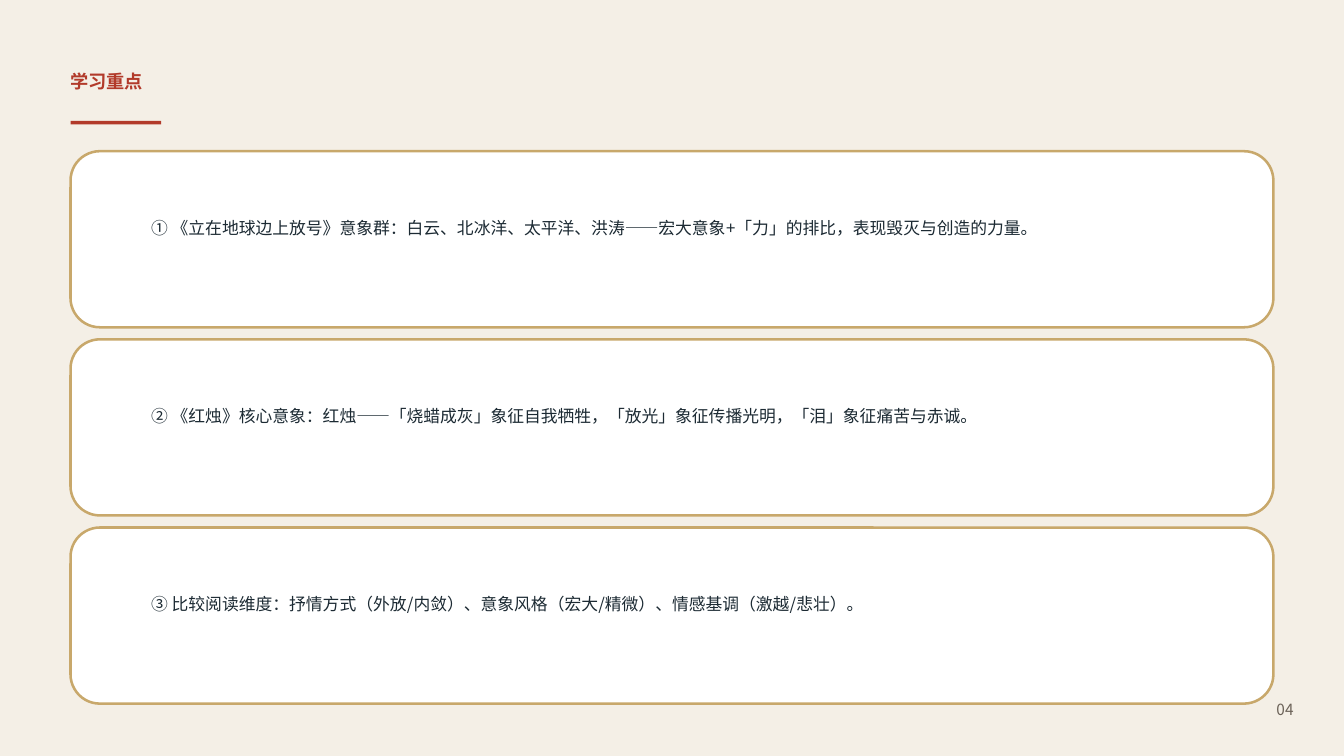
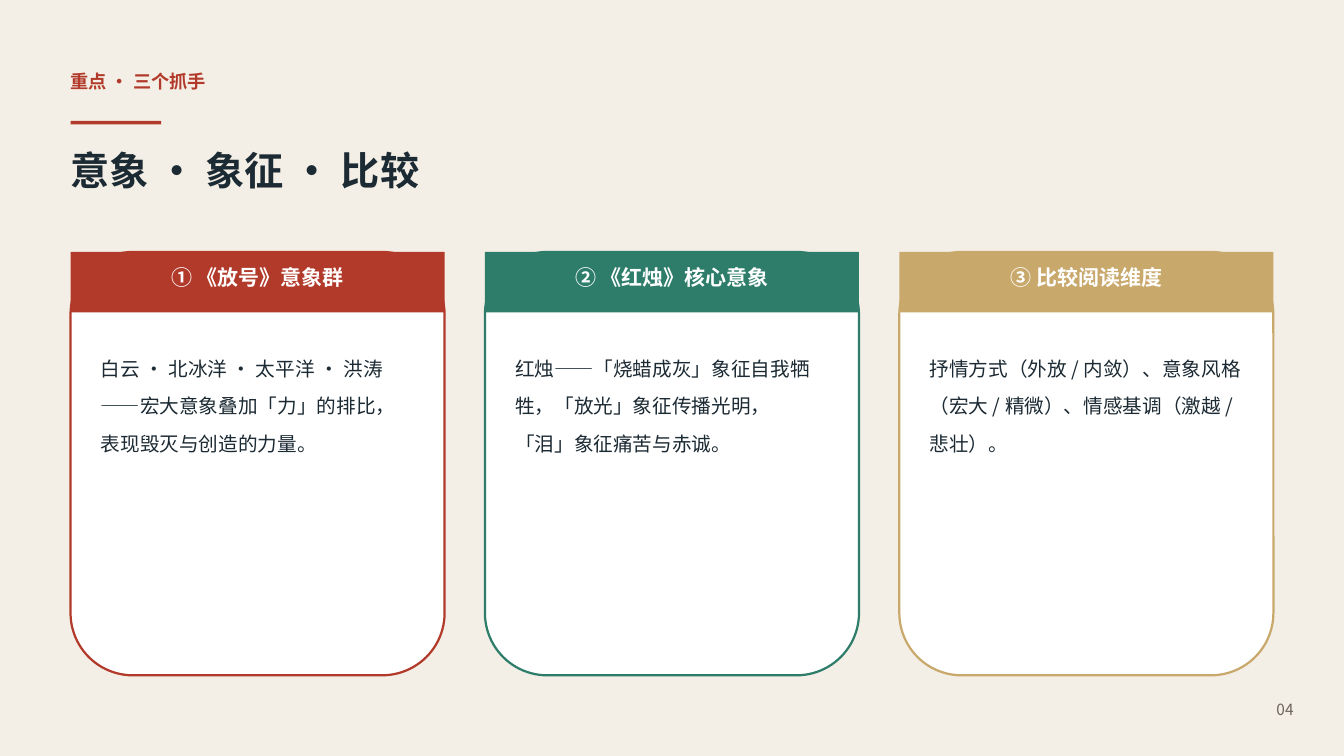
Before and after one commit to katarakinkim-arch/english-lesson-miniprogram, a slide deck: slide 4 of preview_v7/cn/l-cn-bs-u1-3.pptx. Drawn at 1344x756 pixels with LibreOffice and Linux fonts; fonts in the diff are those of the drawing. Boxes give left, top, right and bottom in pixels: in the first picture for what was removed or moved away, otherwise in the second. Text is boxed around its words. In the diff, an @@ line names an element or a change of style, - is before the commit and + after.

```diff
--- a/preview_v7/cn/l-cn-bs-u1-3.pptx
+++ b/preview_v7/cn/l-cn-bs-u1-3.pptx
@@ text at <box>71,72,206,90</box>: text changed @@
-学习重点
+重点 · 三个抓手
@@ rounded rectangle removed at <box>71,151,1273,328</box> @@
@@ text added at <box>71,151,419,189</box>, 28 pt, text #1C2A33, bold @@
+意象 · 象征 · 比较
@@ rounded rectangle added at <box>71,252,445,676</box>, fill #FFFFFF, outline #B23A2A 1.6 pt @@
@@ rectangle added at <box>71,252,445,313</box>, fill #B23A2A @@
@@ text added at <box>171,267,344,287</box>, 15 pt, text #FFFFFF, bold @@
+① 《放号》意象群
@@ rounded rectangle added at <box>485,252,859,676</box>, fill #FFFFFF, outline #2E7D6B 1.6 pt @@
@@ rectangle added at <box>485,252,859,313</box>, fill #2E7D6B @@
@@ text added at <box>575,267,769,287</box>, 15 pt, text #FFFFFF, bold @@
+② 《红烛》核心意象
@@ rounded rectangle added at <box>899,252,1273,676</box>, fill #FFFFFF, outline #C8A86B 1.6 pt @@
@@ rectangle added at <box>899,252,1273,313</box>, fill #C8A86B @@
@@ text added at <box>1010,267,1162,287</box>, 15 pt, text #FFFFFF, bold @@
+③ 比较阅读维度
@@ rounded rectangle removed at <box>71,340,1273,516</box> @@
@@ text at <box>101,359,396,453</box>: text changed; size 12 to 14 pt @@
-① 《立在地球边上放号》意象群：白云、北冰洋、太平洋、洪涛——宏大意象+「力」的排比，表现毁灭与创造的力量。
+白云 · 北冰洋 · 太平洋 · 洪涛——宏大意象叠加「力」的排比，表现毁灭与创造的力量。
@@ text at <box>515,359,810,453</box>: text changed; size 12 to 14 pt @@
-② 《红烛》核心意象：红烛——「烧蜡成灰」象征自我牺牲，「放光」象征传播光明，「泪」象征痛苦与赤诚。
+红烛——「烧蜡成灰」象征自我牺牲，「放光」象征传播光明，「泪」象征痛苦与赤诚。
@@ text at <box>930,359,1241,453</box>: text changed; size 12 to 14 pt @@
-③ 比较阅读维度：抒情方式（外放/内敛）、意象风格（宏大/精微）、情感基调（激越/悲壮）。
+抒情方式（外放 / 内敛）、意象风格（宏大 / 精微）、情感基调（激越 / 悲壮）。
@@ rounded rectangle removed at <box>71,527,1273,704</box> @@
```
Also in this commit, not shown: 5 other slides changed, 3 slides added, 3 slides removed, 9 other files.
